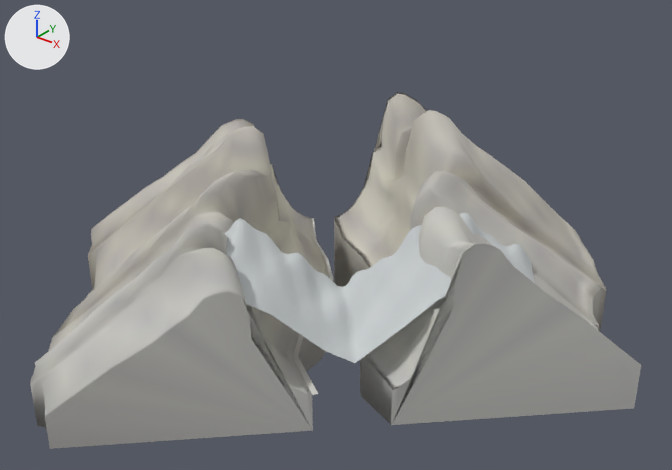
Before and after pictures for a commit that changed the glTF model assets/env010/gorge-strata-v1.glb.
Before and after are seen from a 50 mm camera at (405.0, -493.0, 168.0) aimed at (80.0, -87.0, -83.0). Every picture has the same lights, and +X, +Y and +Z are marked at upper left. The picture after the commit comes second.

In view in the first picture: 'front_buttress', 'middle_terraces', 'pale_horizon' and 1 more.
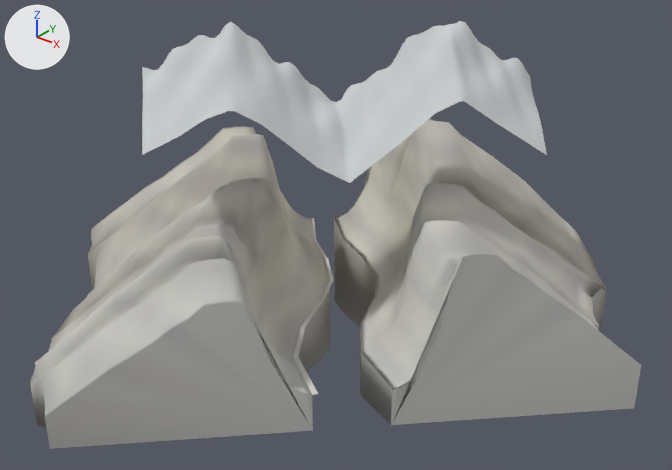
Location of each change, [x1, y1, x2, y2] in pixels of the pictures (672 x 470 px; the box of a moved part takes in the faces that stretch with it):
'front_buttress', reshaped: before [30, 119, 330, 449]; after [30, 126, 330, 449]
'middle_terraces', reshaped (8% shorter): before [334, 92, 641, 425]; after [334, 118, 641, 425]
'pale_horizon', reshaped: before [225, 213, 535, 363]; after [142, 21, 547, 183]
part 1 of me_front_buttress, moved or reshaped: before [95, 119, 322, 430]; after [95, 126, 323, 430]
part 2 of me_middle_terraces, moved or reshaped: before [341, 92, 555, 424]; after [341, 118, 555, 424]

Patch to the scene script:
```diff
--- a/assets/env010/gorge-strata-v1.glb.py
+++ b/assets/env010/gorge-strata-v1.glb.py
@@ me_front_buttress @@
 # used by ob_front_buttress; location = (0.0, 0.0, 0.0)
-me_front_buttress.from_pydata(...)  # 2262 vertices, 4520 faces; spans x -100.0..110.0, y -256.0..-27.0, z -183.0..-31.0
+me_front_buttress.from_pydata(...)  # 2262 vertices, 4520 faces; spans x -100.0..110.0, y -256.0..-27.0, z -183.0..-37.0
+# me_front_buttress part 1: 1126 of 2262 vertices moved; they spanned x -51.0..103.0, y -209.0..-33.0, z -152.0..-31.0 and now span x -50.0..103.0, y -209.0..-33.0, z -153.0..-37.0; mean shift (2.0, 2.0, -4.0); largest move (35.0, -127.0, -51.0) -> (41.0, -121.0, -66.0)
 me_front_buttress.materials.append(mat_layered_stone_vertex_colors)
@@ me_middle_terraces @@
 # used by ob_middle_terraces; location = (0.0, 0.0, 0.0)
-me_middle_terraces.from_pydata(...)  # 2262 vertices, 4520 faces; spans x 21.0..252.0, y -112.0..92.0, z -183.0..-22.0
+me_middle_terraces.from_pydata(...)  # 2262 vertices, 4520 faces; spans x 21.0..252.0, y -112.0..92.0, z -183.0..-29.0
+# me_middle_terraces part 2: 1119 of 2262 vertices moved; they spanned x 28.0..212.0, y -106.0..43.0, z -152.0..-22.0 and now span x 28.0..211.0, y -106.0..44.0, z -153.0..-29.0; mean shift (-2.0, -2.0, -4.0); largest move (161.0, -75.0, -73.0) -> (155.0, -81.0, -89.0)
 me_middle_terraces.materials.append(mat_layered_stone_vertex_colors)
@@ me_pale_horizon @@
 # used by ob_pale_horizon; location = (0.0, 0.0, 0.0)
-me_pale_horizon.from_pydata(...)  # 1155 vertices, 2128 faces; spans x 15.0..205.0, y -205.0..-15.0, z -140.0..-61.0
+me_pale_horizon.from_pydata(...)  # 1155 vertices, 2128 faces; spans x -10.0..184.0, y -184.0..10.0, z -38.0..46.0
+# me_pale_horizon part 3: the whole mesh is multiplied about its middle by the matrix ((1.063, -0.063, 0.0), (-0.063, 1.063, 0.0), (-0.076, 0.076, 1.0)), then moved by (-23.0, 23.0, 105.0)
 me_pale_horizon.materials.append(mat_layered_stone_vertex_colors)
```
